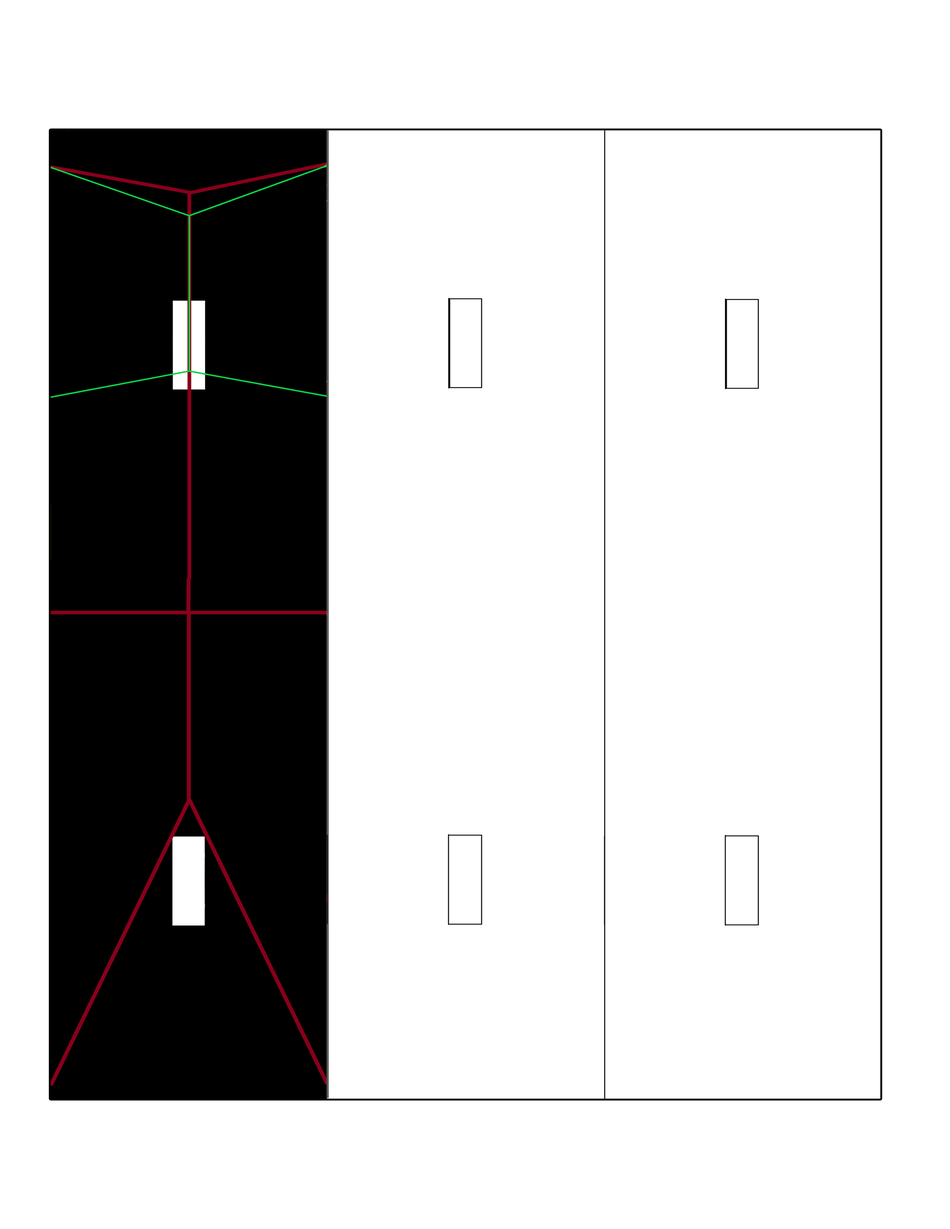
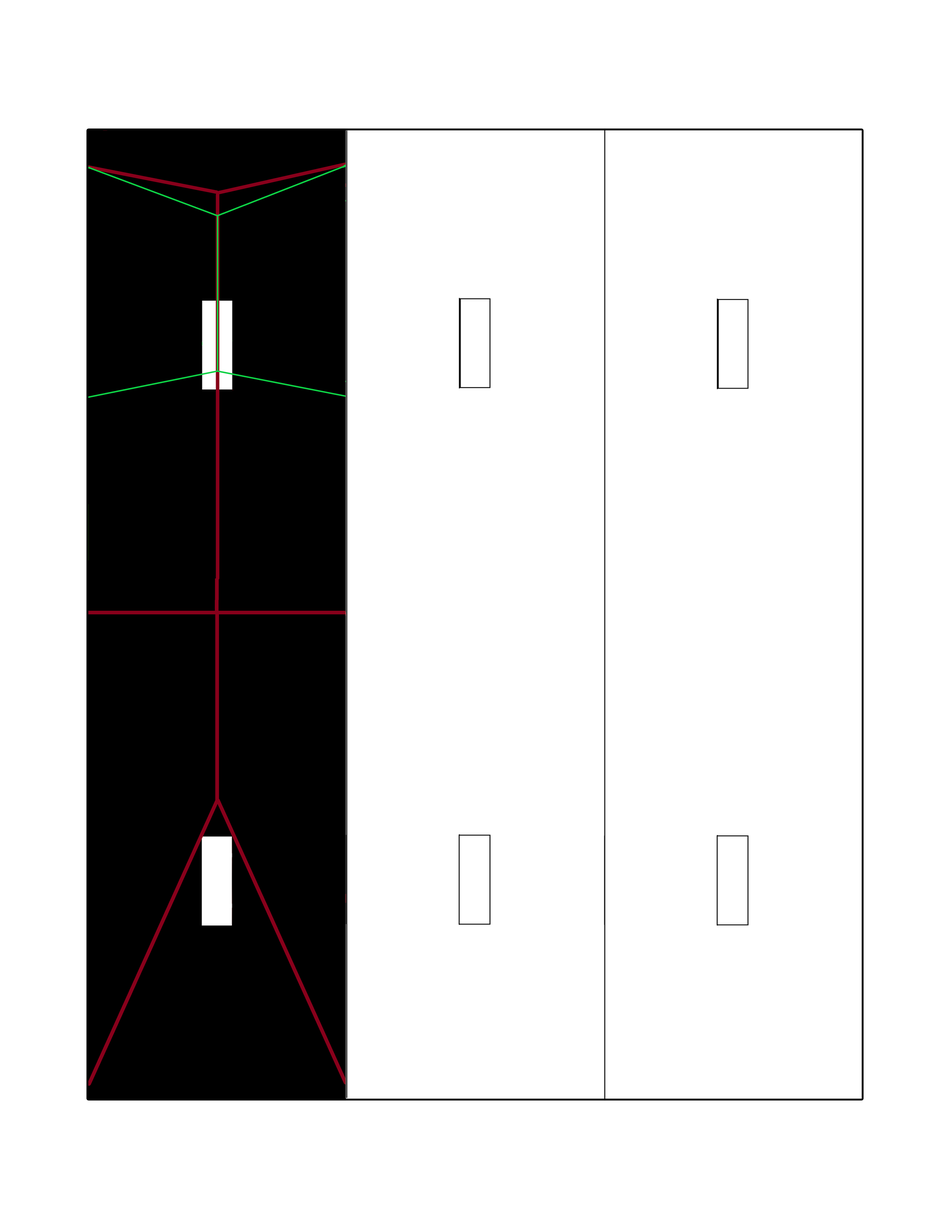
Two versions of the same layered image (950 × 1229). Layer-by-layer changes:
painted on "Layer 1" over bbox(50, 130, 881, 1099)
